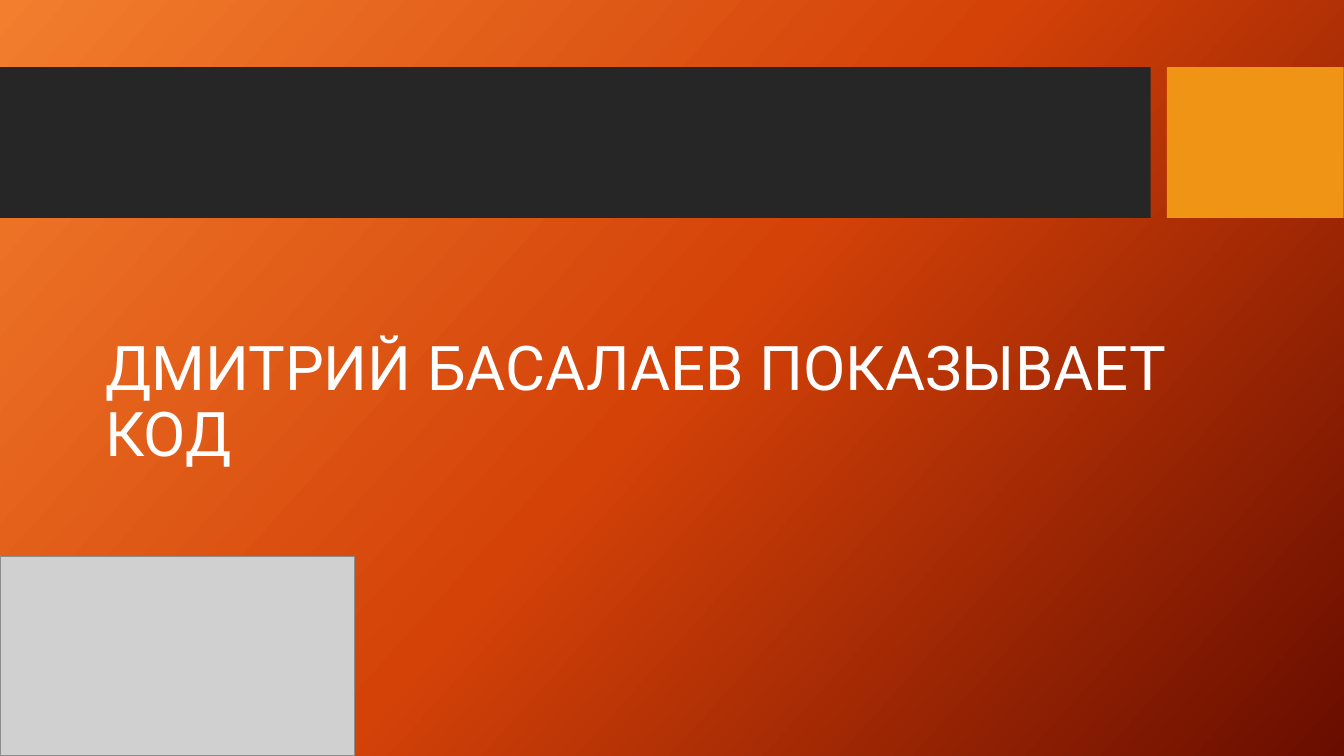
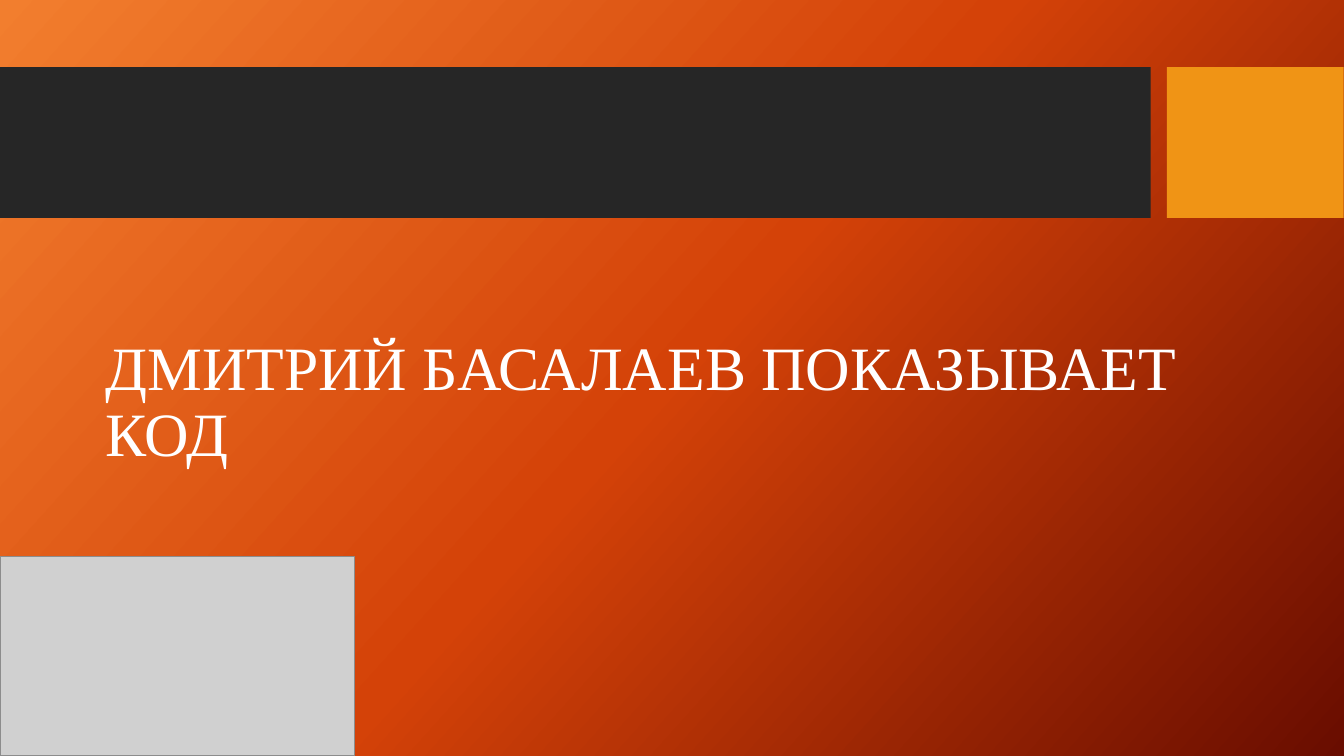
Before and after one commit to platonoid/tg_botan, a slide deck: slide 4 of Стас спасибо за детство.pptx. Drawn at 1344x756 pixels with LibreOffice and Linux fonts; fonts in the diff are those of the drawing; grey boxes stand for pictures; background and template pictures are left out. Boxes give left, top, right and bottom in pixels: in the first picture for what was removed or moved away, otherwise in the second. Text is boxed around its words. In the diff, an @@ line names an element or a change of style, - is before the commit and + after.

```diff
--- a/Стас спасибо за детство.pptx
+++ b/Стас спасибо за детство.pptx
@@ title "ДМИТРИЙ БАСАЛАЕВ ПОКАЗЫВАЕТ КОД" at [105, 341, 1175, 468]: font Roboto to Times New Roman @@
```
Also in this commit, not shown: 3 other slides changed, 1 slide added.
